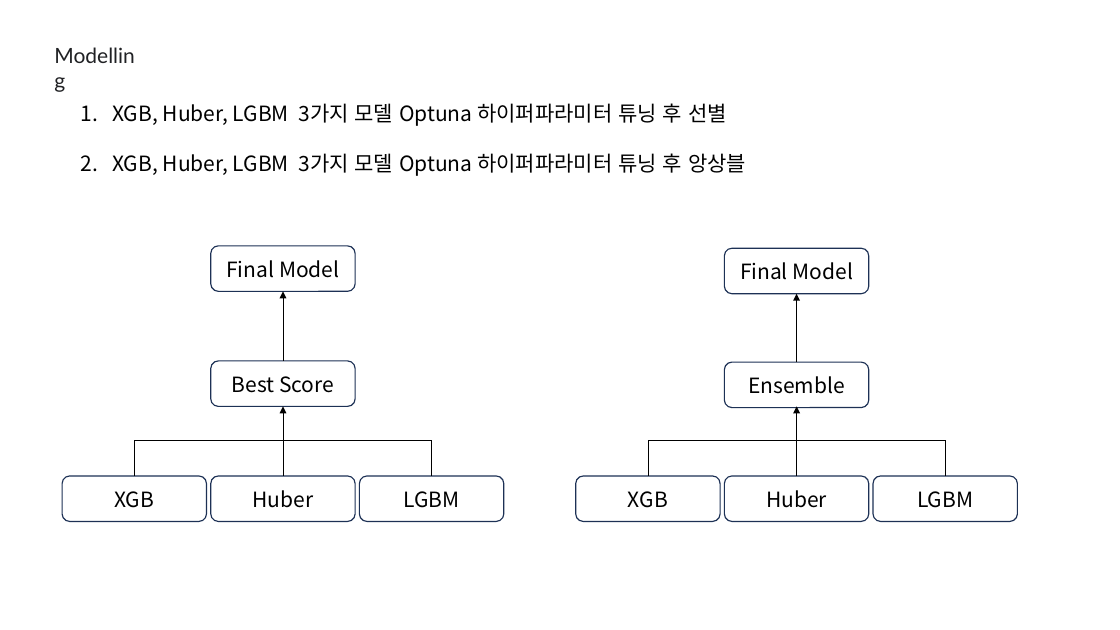
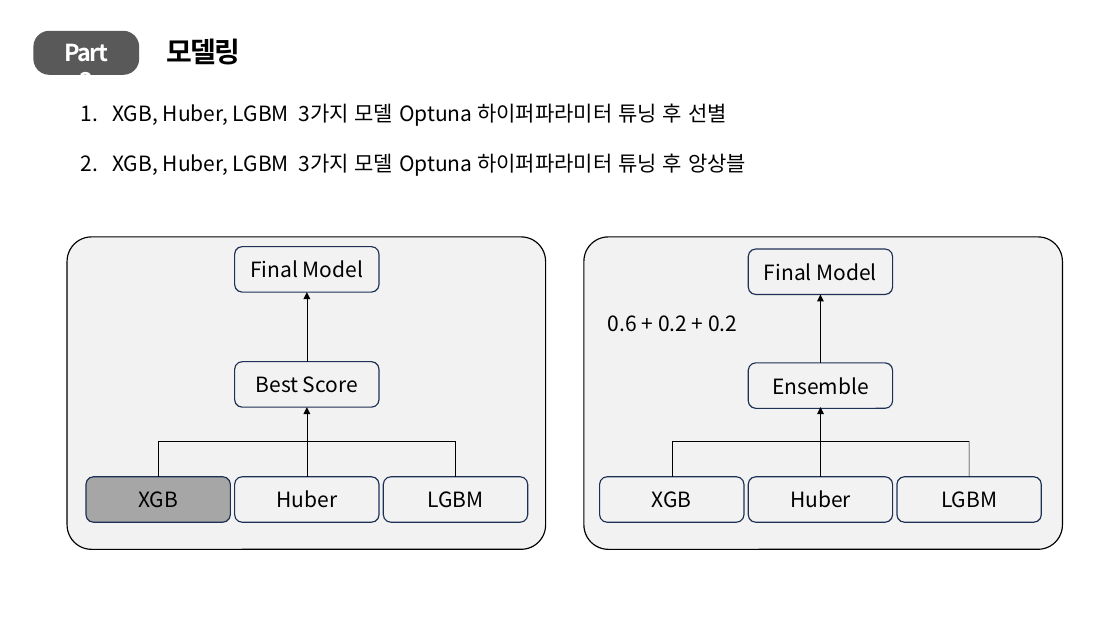
Before and after one commit to vvvjh112/DACON_Practice, a slide deck: slide 16 of Daegu/보고서/대구교통사고 예측.pptx (slide 15 before the commit). Drawn at 1120x630 pixels with LibreOffice and Linux fonts; fonts in the diff are those of the drawing. Boxes give left, top, right and bottom in pixels: in the first picture for what was removed or moved away, otherwise in the second. Text is boxed around its words. In the diff, an @@ line names an element or a change of style, - is before the commit and + after.

```diff
--- a/Daegu/보고서/대구교통사고 예측.pptx
+++ b/Daegu/보고서/대구교통사고 예측.pptx
@@ rounded rectangle added at (34,31,139,75), fill #595959 @@
@@ text removed at (46,39,150,72) @@
-Modelling
@@ text added at (65,43,108,75), 20 pt, text #FFFFFF, bold @@
+Part 3
@@ text added at (166,38,240,65), 24 pt, text #000000, bold @@
+모델링
@@ rounded rectangle added at (67,237,546,549), fill #F2F2F2, outline #000000 1 pt @@
@@ rounded rectangle added at (584,237,1063,549), fill #F2F2F2, outline #000000 1 pt @@
@@ 10 rounded rectangles, 6 lines, 2 elbow arrows, 2 arrows: place and size @@
-10 rounded rectangles, 6 lines, 2 elbow arrows, 2 arrows at (62,246,1017,522)
+10 rounded rectangles, 6 lines, 2 elbow arrows, 2 arrows at (86,247,1042,523)
@@ text added at (608,315,737,332), 18 pt, text #000000 @@
+0.6 + 0.2 + 0.2
@@ rounded rectangle "XGB" at (86,477,230,523): fill none to #A6A6A6 @@
```
Also in this commit, not shown: 3 other slides changed, 4 slides added, 7 other files.
